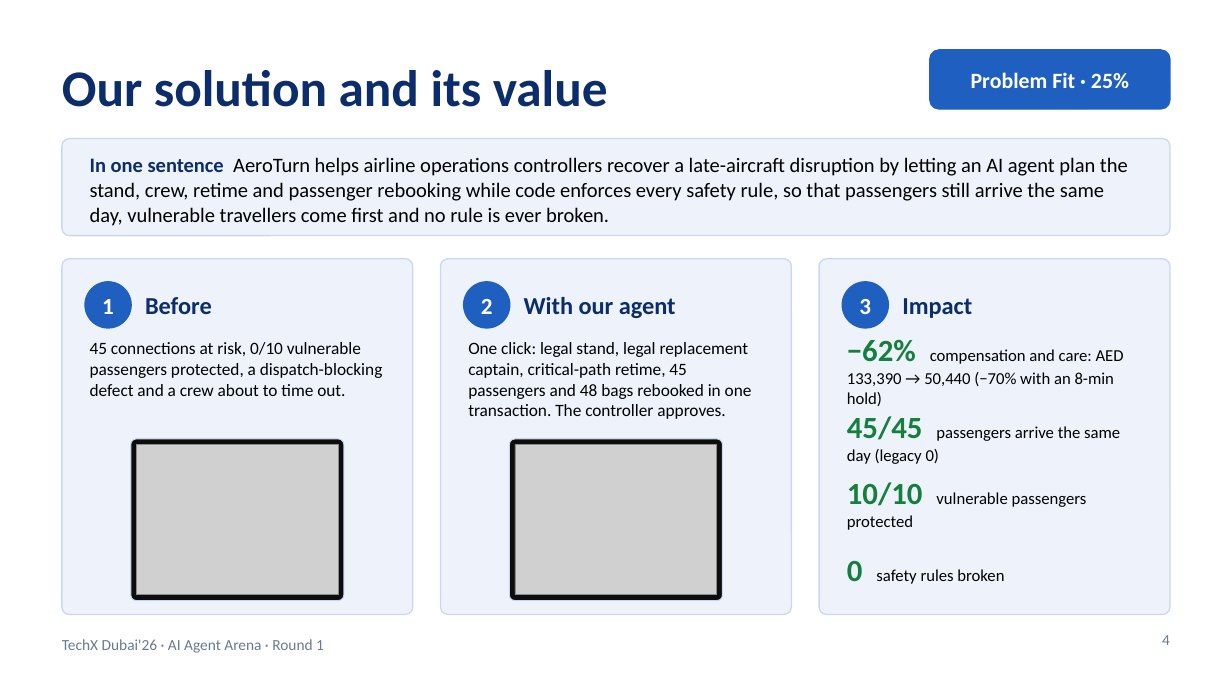
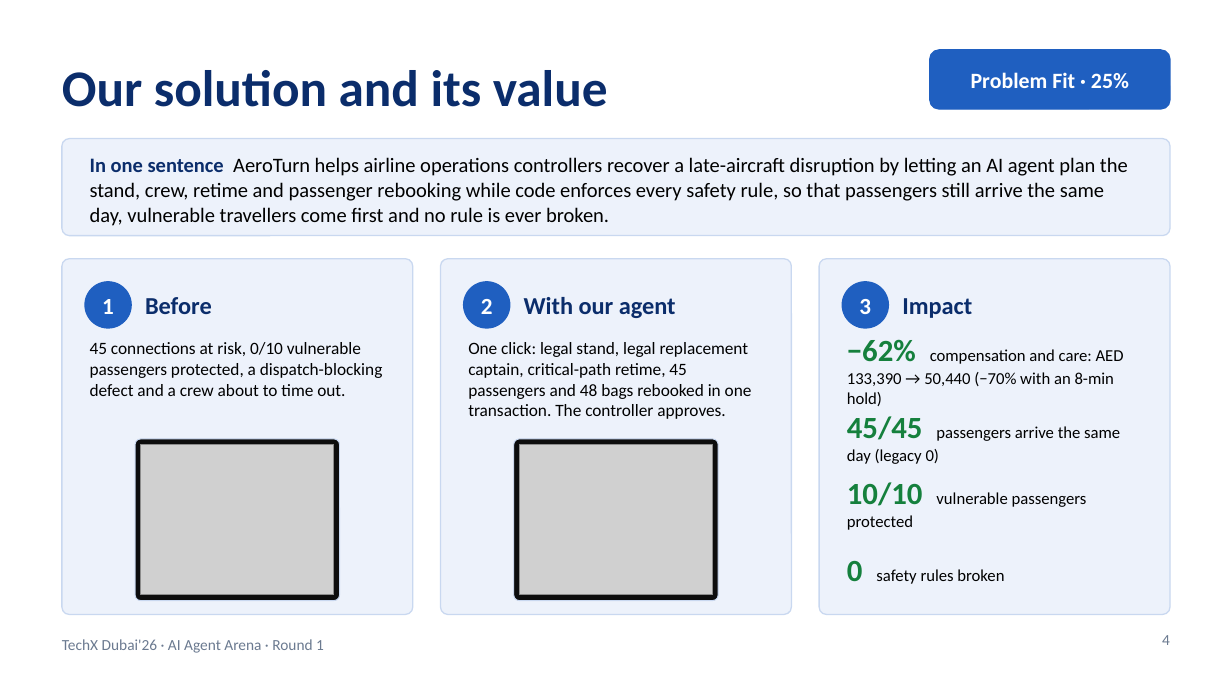
Before and after one commit to RithikhC/EagleX, a slide deck: slide 4 of docs/EagleX_Round1_Submission.pptx. Drawn at 1232x693 pixels with LibreOffice and Linux fonts; fonts in the diff are those of the drawing; grey boxes stand for pictures. Boxes give left, top, right and bottom in pixels: in the first picture for what was removed or moved away, otherwise in the second. Text is boxed around its words. In the diff, an @@ line names an element or a change of style, - is before the commit and + after.

```diff
--- a/docs/EagleX_Round1_Submission.pptx
+++ b/docs/EagleX_Round1_Submission.pptx
@@ rounded rectangle: place and size @@
-rounded rectangle at [131, 439, 345, 601]
+rounded rectangle at [135, 439, 339, 601]
@@ picture: place and size @@
-picture at [137, 445, 339, 595]
+picture at [140, 445, 334, 595]
@@ rounded rectangle: place and size @@
-rounded rectangle at [509, 439, 723, 601]
+rounded rectangle at [514, 439, 718, 601]
@@ picture: place and size @@
-picture at [515, 445, 717, 595]
+picture at [519, 445, 713, 595]
```
Also in this commit, not shown: 3 other slides changed, 42 other files.
